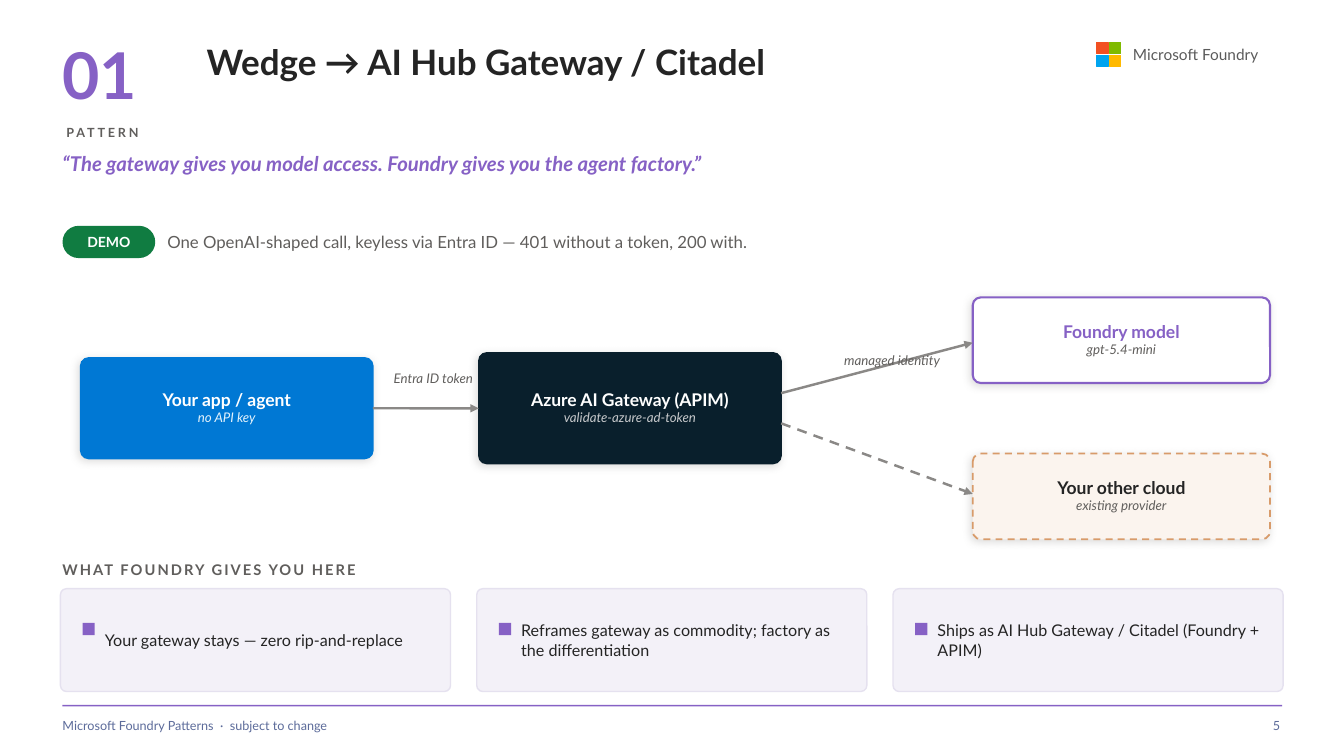
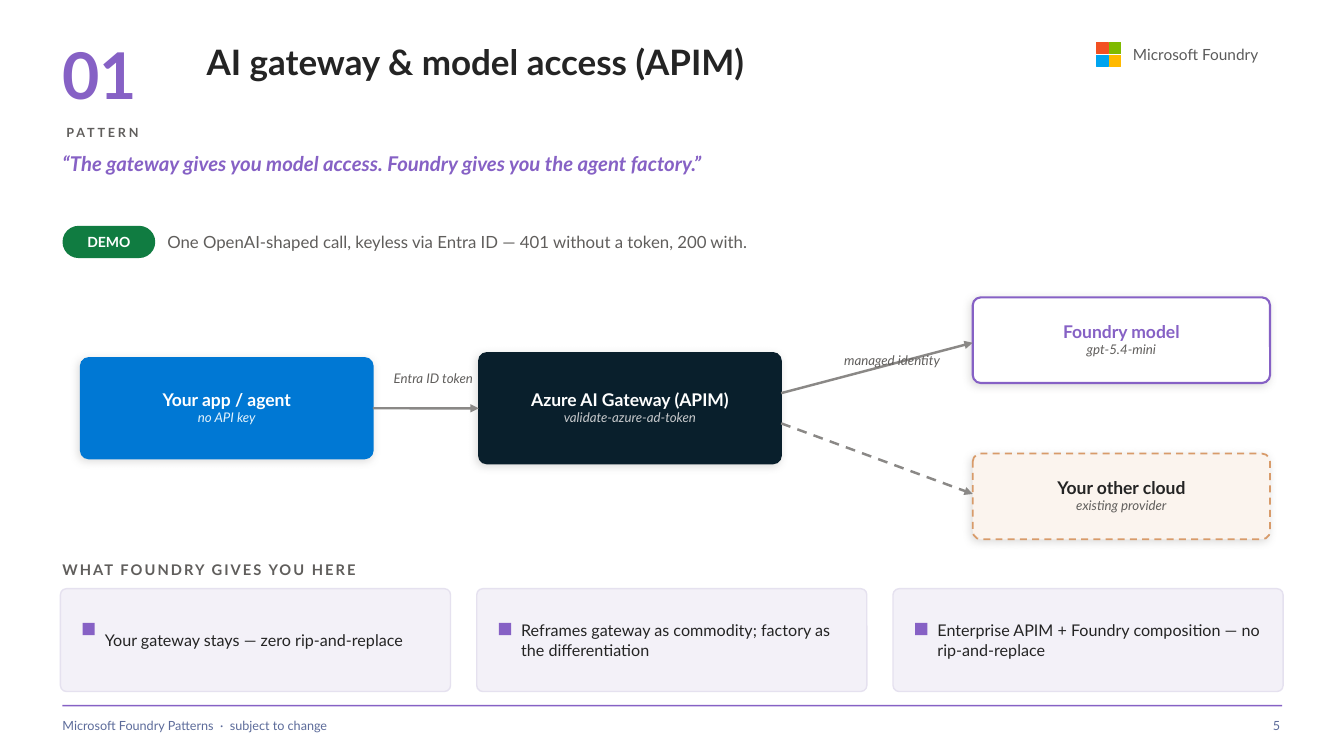
Before and after one commit to SridharArrabelly/foundry-pattern-library, a slide deck: slide 5 of foundry-patterns.pptx. Drawn at 1344x756 pixels with LibreOffice and Linux fonts; fonts in the diff are those of the drawing. Boxes give left, top, right and bottom in pixels: in the first picture for what was removed or moved away, otherwise in the second. Text is boxed around its words. In the diff, an @@ line names an element or a change of style, - is before the commit and + after.

```diff
--- a/foundry-patterns.pptx
+++ b/foundry-patterns.pptx
@@ text at (207,47,744,82): text changed @@
-Wedge → AI Hub Gateway / Citadel
+AI gateway & model access (APIM)
@@ text at (937,624,1260,659): text changed @@
-Ships as AI Hub Gateway / Citadel (Foundry + APIM)
+Enterprise APIM + Foundry composition — no rip-and-replace
```
Also in this commit, not shown: 14 other slides changed, 49 other files.
